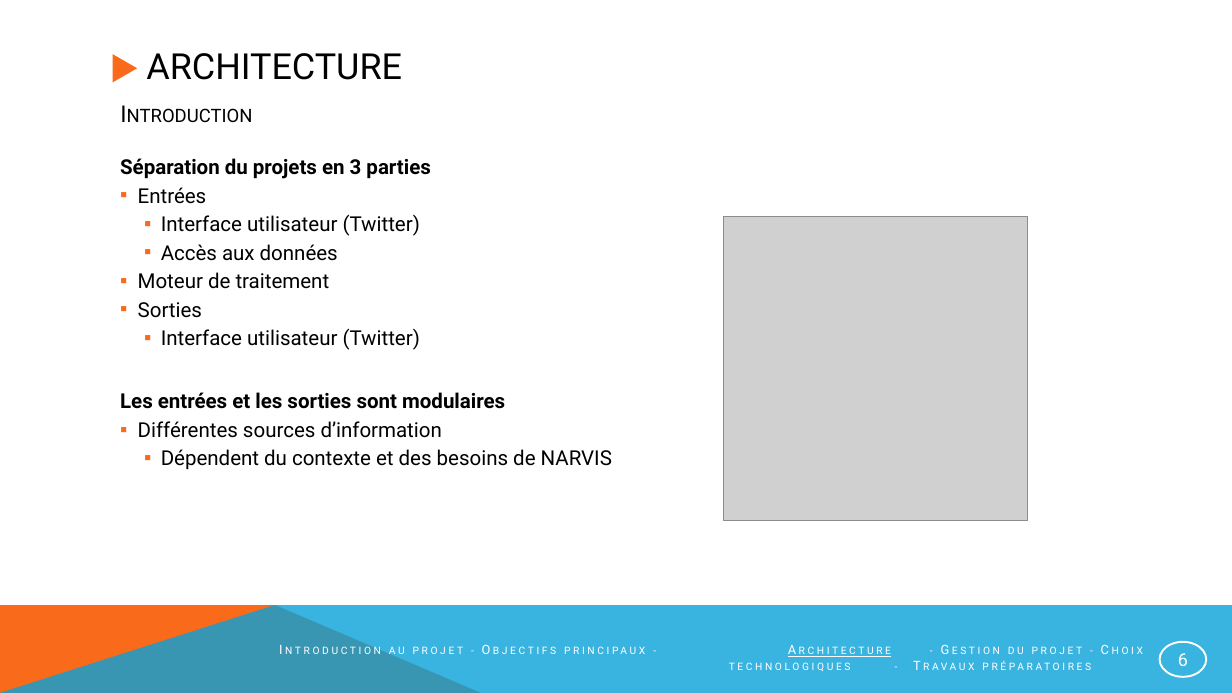
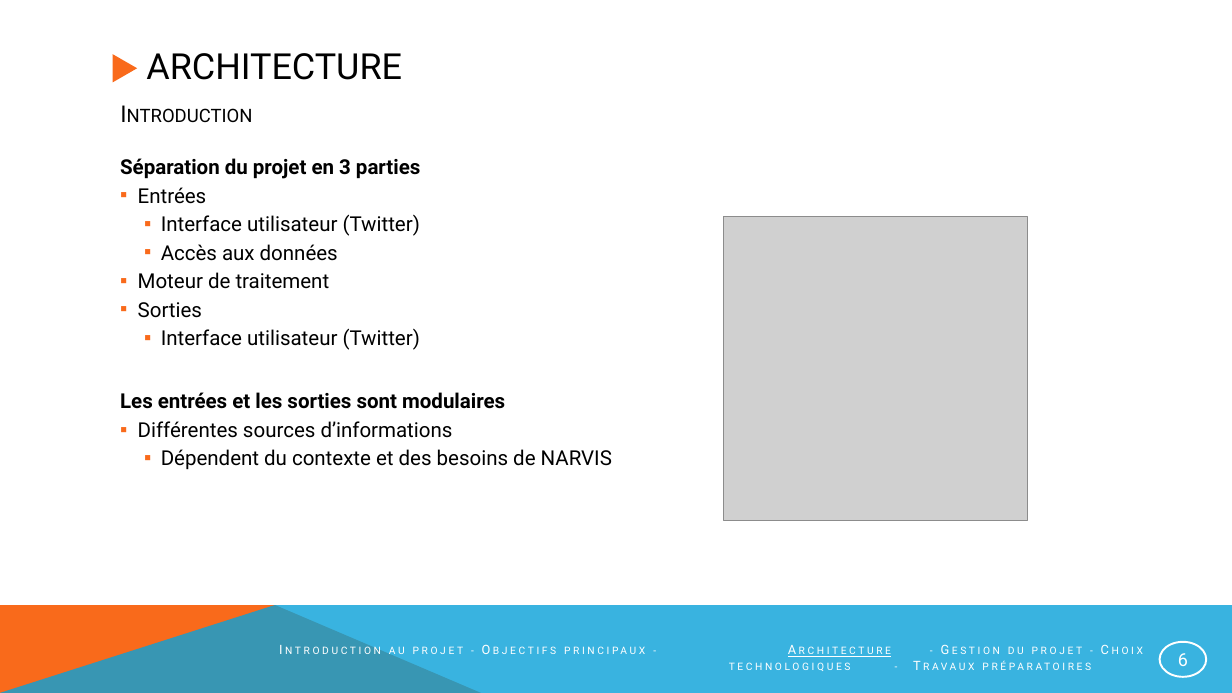
Before and after one commit to NotAVeryIntelligentSystem/NARVIS, a slide deck: slide 6 of Presentation/PrésentationNarvis_2.pptx. Drawn at 1232x693 pixels with LibreOffice and Linux fonts; fonts in the diff are those of the drawing; grey boxes stand for pictures. Boxes give left, top, right and bottom in pixels: in the first picture for what was removed or moved away, otherwise in the second. Text is boxed around its words. In the diff, an @@ line names an element or a change of style, - is before the commit and + after.

```diff
--- a/Presentation/PrésentationNarvis_2.pptx
+++ b/Presentation/PrésentationNarvis_2.pptx
@@ text at (120,158,420,179): text changed @@
-Séparation du projets en 3 parties
+Séparation du projet en 3 parties
@@ text at (138,421,453,438): text changed @@
-  ▪ Différentes sources d’information
+  ▪ Différentes sources d’informations
```
Also in this commit, not shown: 8 other slides changed.
